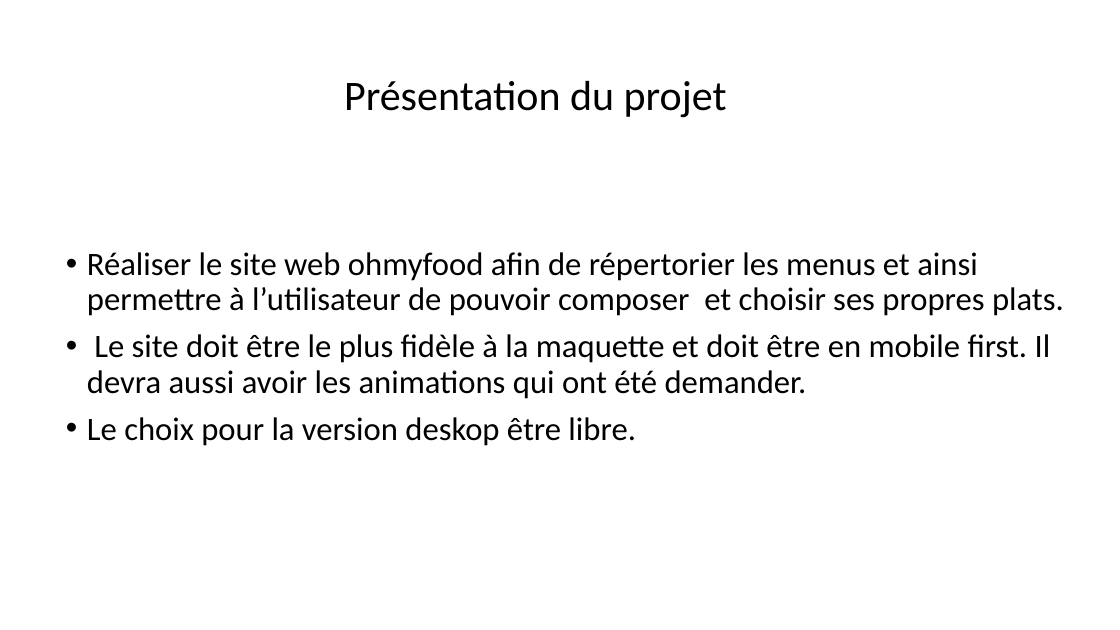
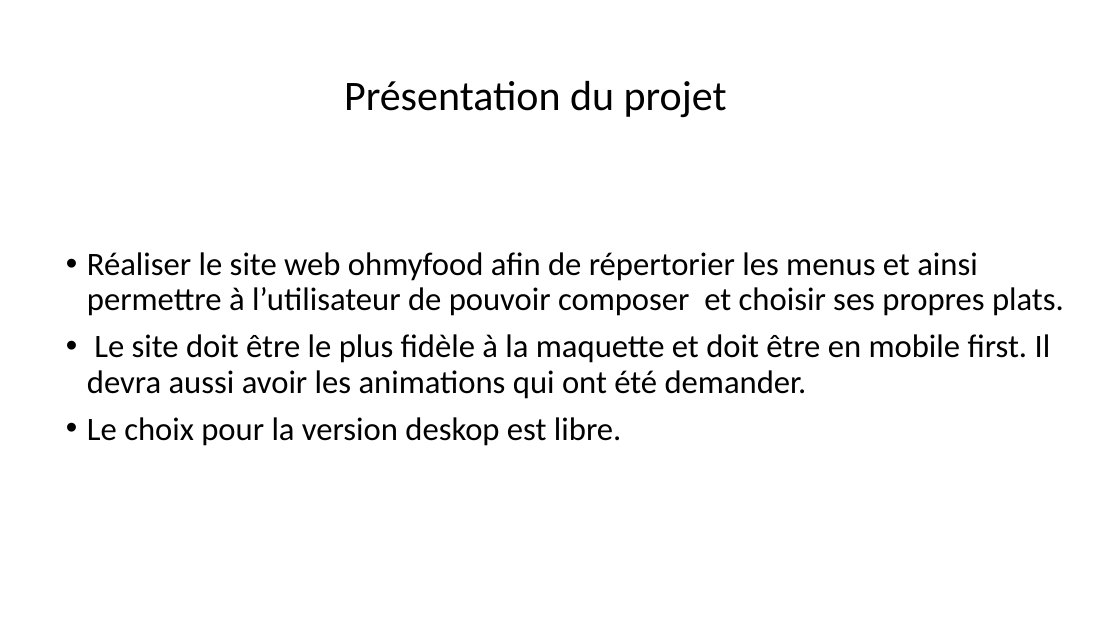
Before and after one commit to Julien2195/projet3-ohmyfood, a slide deck: slide 2 of slides/ohmyfood.pptx. Drawn at 1120x630 pixels with LibreOffice and Linux fonts; fonts in the diff are those of the drawing. Boxes give left, top, right and bottom in pixels: in the first picture for what was removed or moved away, otherwise in the second. Text is boxed around its words. In the diff, an @@ line names an element or a change of style, - is before the commit and + after.

```diff
--- a/slides/ohmyfood.pptx
+++ b/slides/ohmyfood.pptx
@@ text at [87,417,622,446]: text changed @@
-• Le choix pour la version deskop être libre.
+• Le choix pour la version deskop est libre.
```
Also in this commit, not shown: 5 other files.
